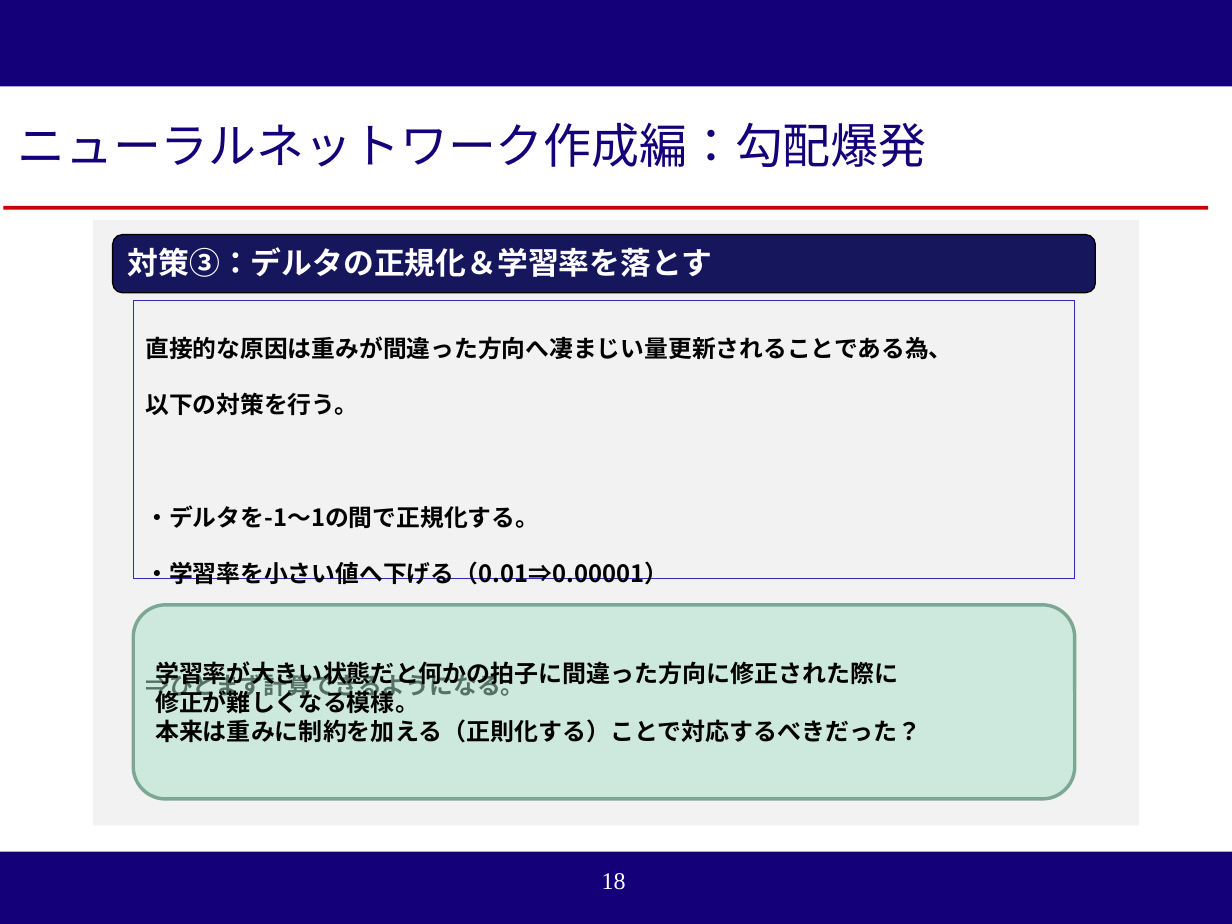
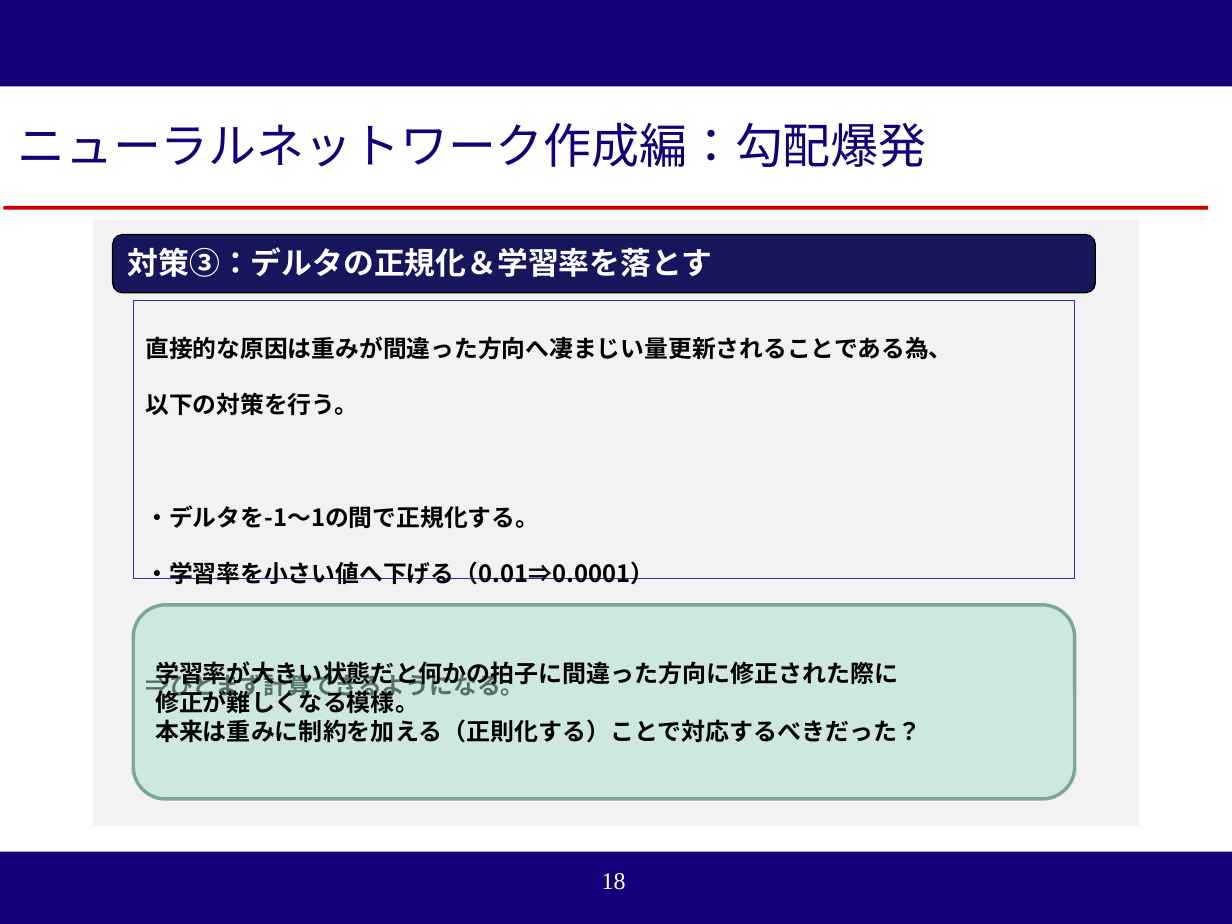
Before and after one commit to reversi-ir/ai-program, a slide deck: slide 18 of reversi-ai/result/オセロAI_技術アカデミー用説明資料.pptx. Drawn at 1232x924 pixels with LibreOffice and Linux fonts; fonts in the diff are those of the drawing; background and template pictures are left out. Boxes give left, top, right and bottom in pixels: in the first picture for what was removed or moved away, otherwise in the second. Text is boxed around its words. In the diff, an @@ line names an element or a change of style, - is before the commit and + after.

```diff
--- a/reversi-ai/result/オセロAI_技術アカデミー用説明資料.pptx
+++ b/reversi-ai/result/オセロAI_技術アカデミー用説明資料.pptx
@@ text in rectangle at (145, 561, 654, 585): text changed @@
-・学習率を小さい値へ下げる（0.01⇒0.00001）
+・学習率を小さい値へ下げる（0.01⇒0.0001）
```
Also in this commit, not shown: 9 other slides changed, 1 slide added, 14 other files.
